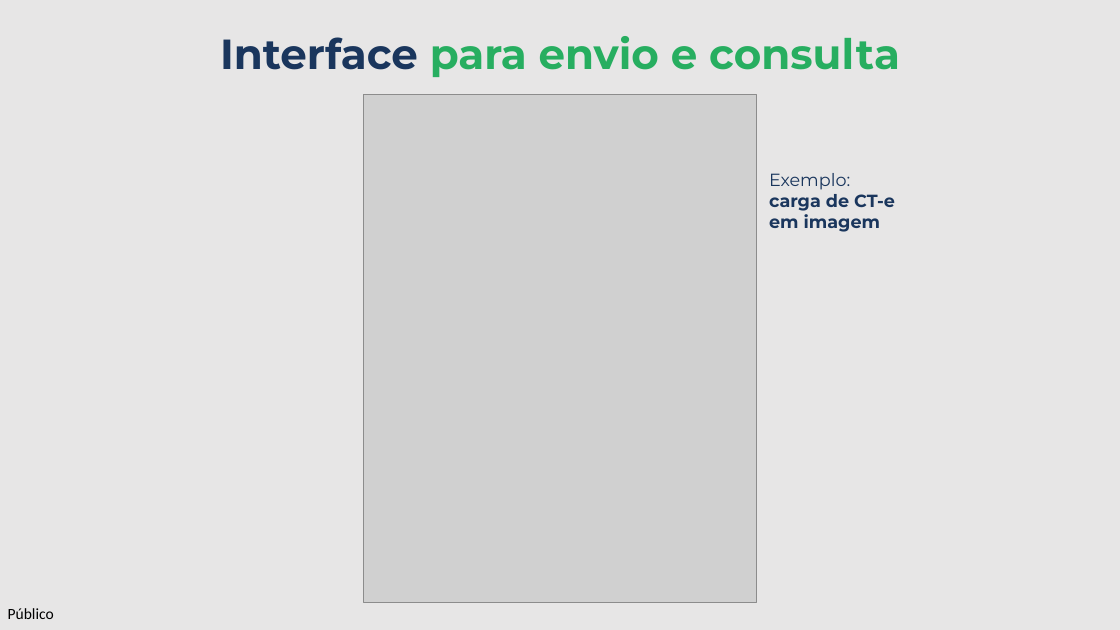
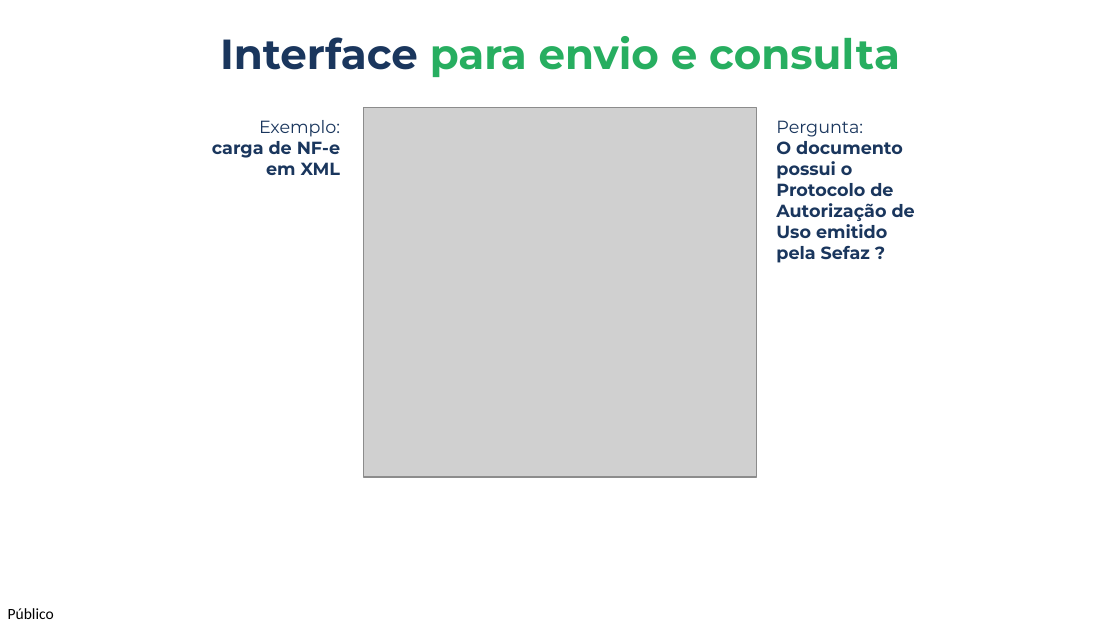
Before and after one commit to ajndantas/I2A2-Grupo_01, a slide deck: slide 9 of Desafio 2 - Projeto - 11062025/Projeto Final - Artefatos/I2A2_Agentes_Inteligentes_Projeto_Final_Grupo1.pptx. Drawn at 1120x630 pixels with LibreOffice and Linux fonts; fonts in the diff are those of the drawing; grey boxes stand for pictures. Boxes give left, top, right and bottom in pixels: in the first picture for what was removed or moved away, otherwise in the second. Text is boxed around its words. In the diff, an @@ line names an element or a change of style, - is before the commit and + after.

```diff
--- a/Desafio 2 - Projeto - 11062025/Projeto Final - Artefatos/I2A2_Agentes_Inteligentes_Projeto_Final_Grupo1.pptx
+++ b/Desafio 2 - Projeto - 11062025/Projeto Final - Artefatos/I2A2_Agentes_Inteligentes_Projeto_Final_Grupo1.pptx
@@ background #E7E6E6 to #FFFFFF @@
@@ picture: place and size @@
-picture at bbox=[364, 94, 757, 601]
+picture at bbox=[363, 108, 756, 477]
@@ text at bbox=[212, 120, 341, 175]: text changed @@
-Exemplo:
-carga de CT-e em imagem
+Exemplo:
+carga de NF-e em XML
@@ text added at bbox=[776, 120, 915, 263], 11.2 pt, text #1A365D, bold @@
+Pergunta:
+O documento possui o Protocolo de Autorização de Uso emitido pela Sefaz ?
```
Also in this commit, not shown: 1 other slide changed.
